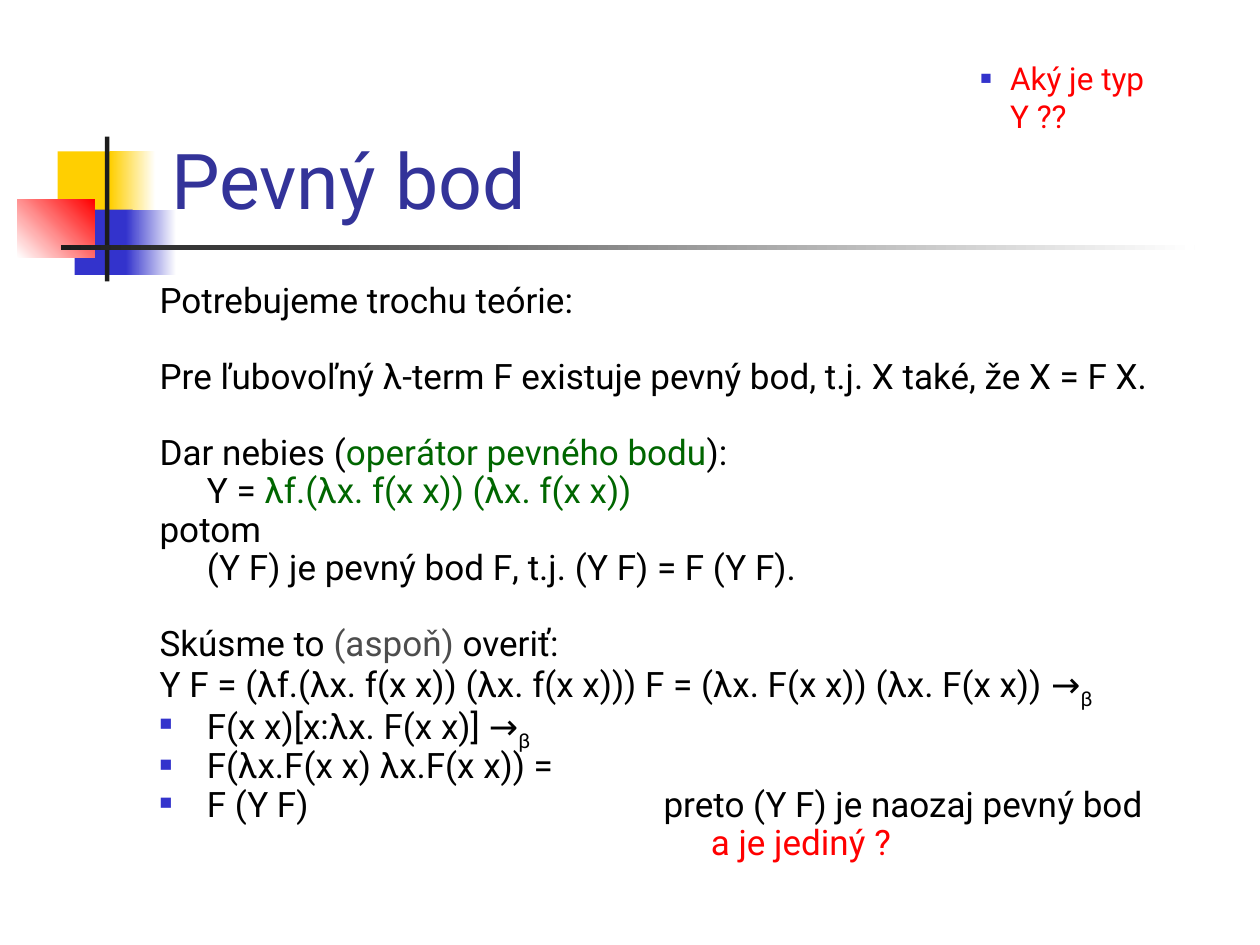
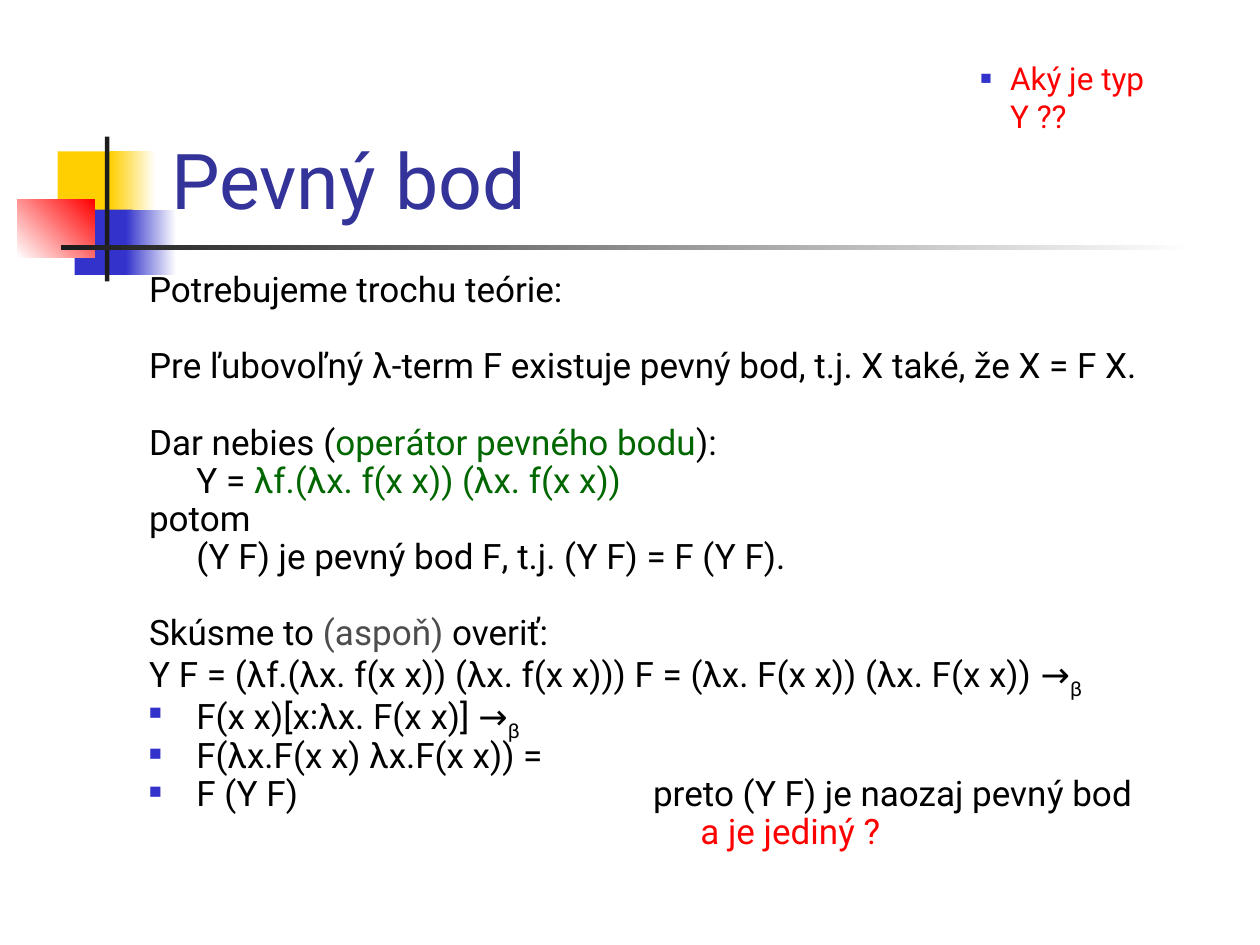
Before and after one commit to Funkcionalne/Prednasky, a slide deck: slide 22 of 06/06_fpro.ppt (slide 21 before the commit). Drawn at 1260x945 pixels with LibreOffice and Linux fonts; fonts in the diff are those of the drawing. Boxes give left, top, right and bottom in pixels: in the first picture for what was removed or moved away, otherwise in the second. Text is boxed around its words. In the diff, an @@ line names an element or a change of style, - is before the commit and + after.

```diff
--- a/06/06_fpro.ppt
+++ b/06/06_fpro.ppt
@@ text "Potrebujeme trochu teórie:" rewrapped from (x1=160, y1=286, x2=1147, y2=863) to (x1=149, y1=270, x2=1136, y2=852) @@
```
Also in this commit, not shown: 11 other slides changed, 1 slide added, 2 other files.
